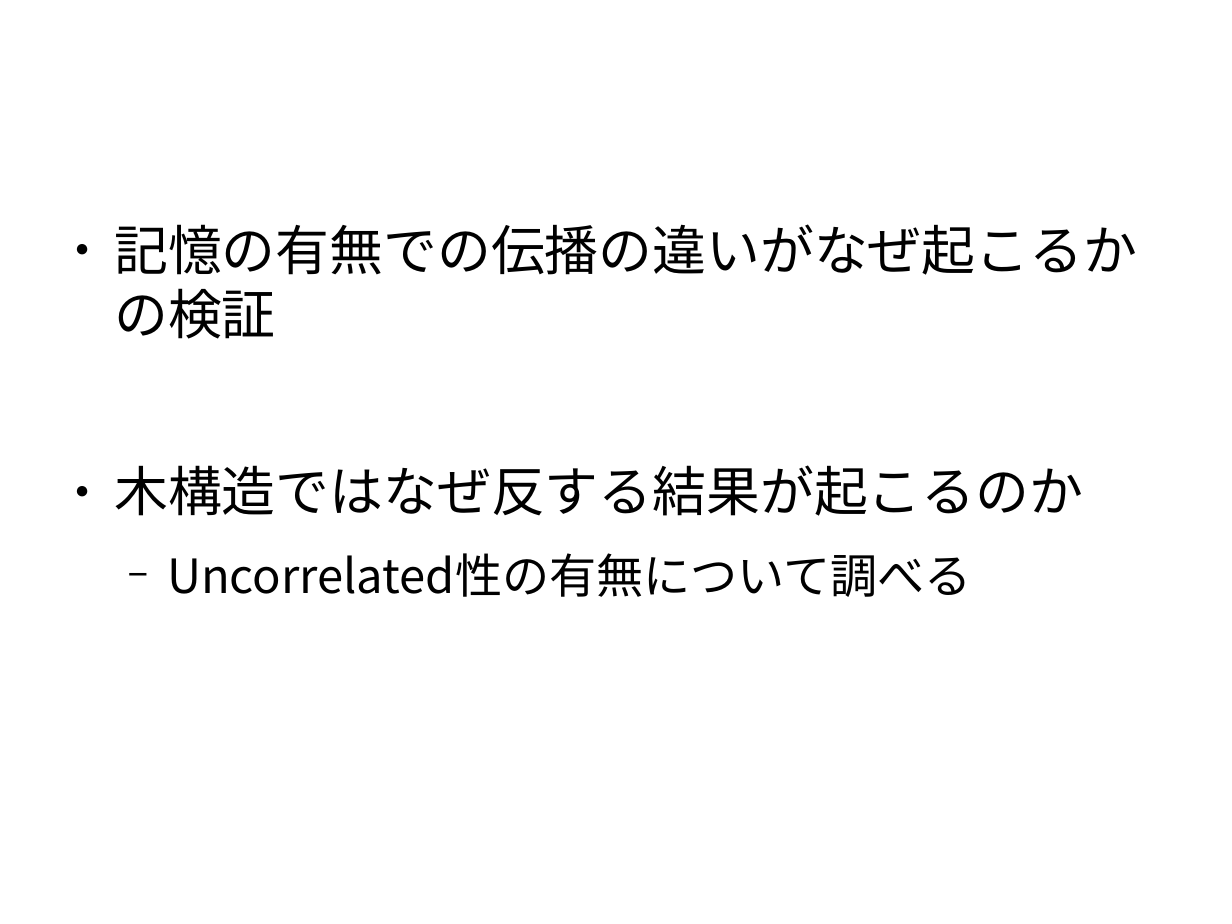
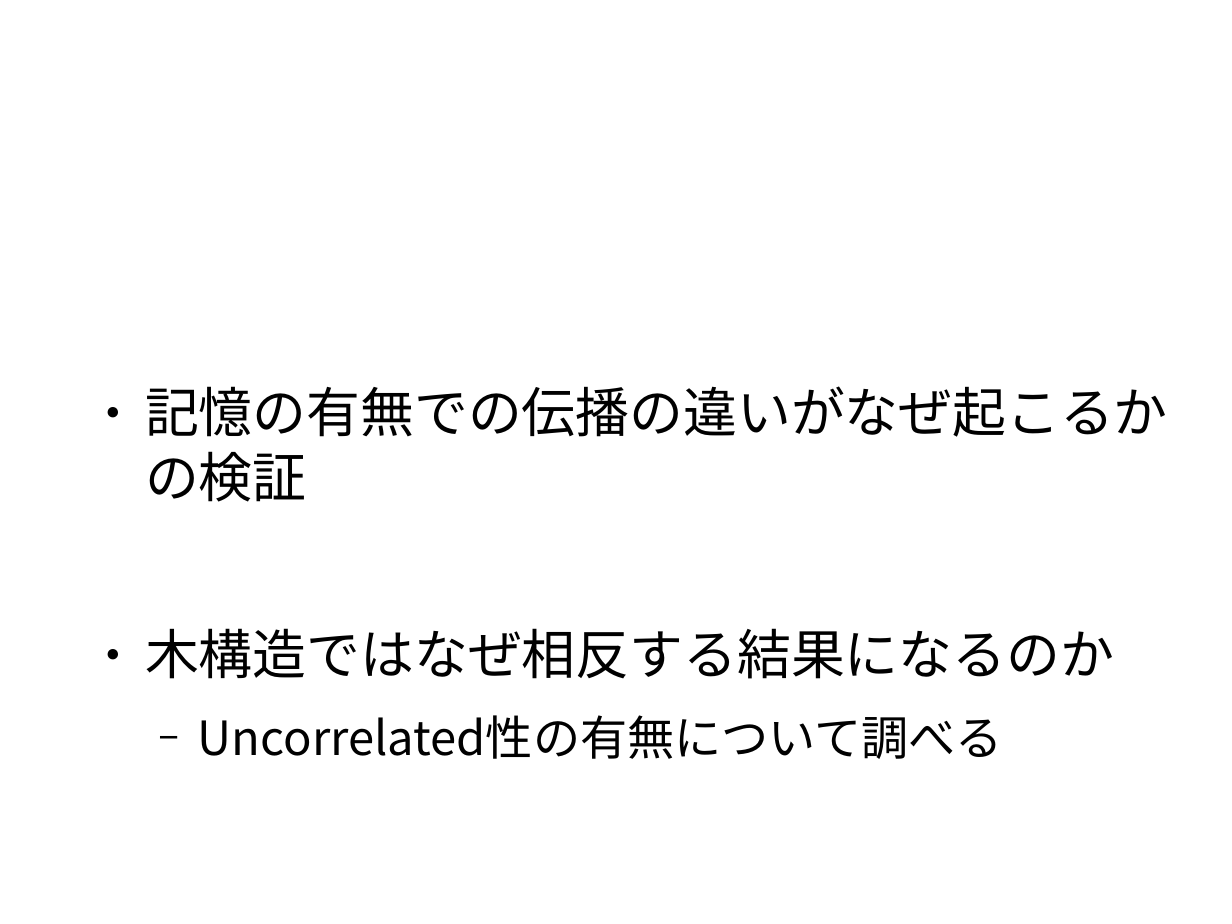
Before and after one commit to awesomest/NetWork_g-2015, a slide deck: slide 68 of 中間発表.odp (slide 64 before the commit). Drawn at 1232x924 pixels with LibreOffice and Linux fonts; fonts in the diff are those of the drawing; background and template pictures are left out. Boxes give left, top, right and bottom in pixels: in the first picture for what was removed or moved away, otherwise in the second. Text is boxed around its words. In the diff, an @@ line names an element or a change of style, - is before the commit and + after.

```diff
--- a/中間発表.odp
+++ b/中間発表.odp
@@ text "記憶の有無での伝播の違いがなぜ起こるかの検証": place and size @@
-text "記憶の有無での伝播の違いがなぜ起こるかの検証" at <box>114,224,1137,597</box>
+text "記憶の有無での伝播の違いがなぜ起こるかの検証" at <box>145,386,1168,759</box>
@@ text at <box>145,628,1114,679</box>: text changed @@
-● 木構造ではなぜ反する結果が起こるのか
+● 木構造ではなぜ相反する結果になるのか
```
Also in this commit, not shown: 36 other slides changed, 6 slides added, 2 slides removed.
